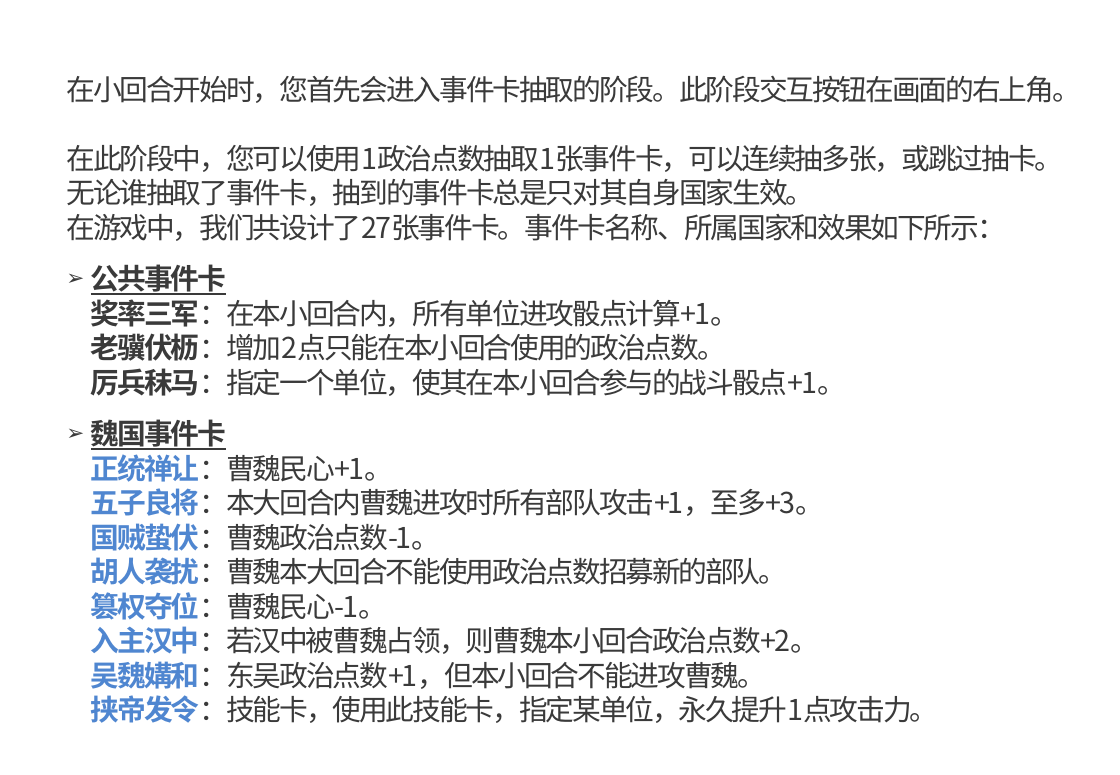
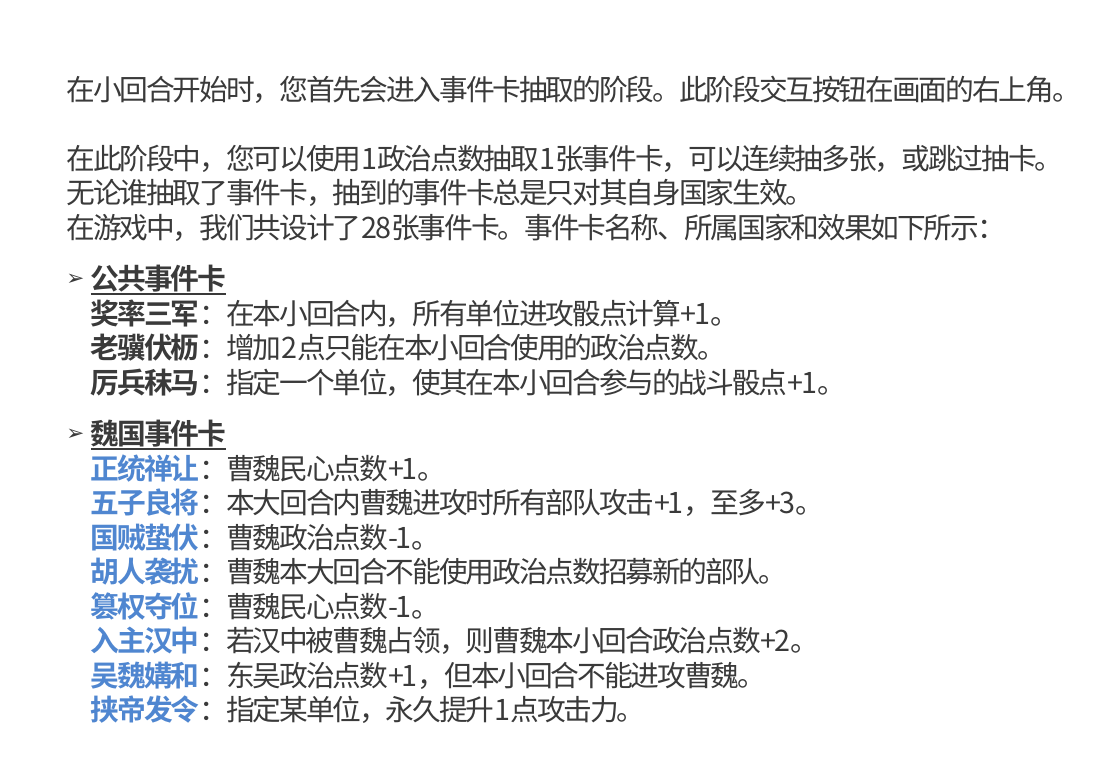
Before and after one commit to wanjin1234/three_kingdoms, a slide deck: slide 8 of game_rule.pptx (slide 11 before the commit). Drawn at 1120x775 pixels with LibreOffice and Linux fonts; fonts in the diff are those of the drawing; background and template pictures are left out. Boxes give left, top, right and bottom in pixels: in the first picture for what was removed or moved away, otherwise in the second. Text is boxed around its words. In the diff, an @@ line names an element or a change of style, - is before the commit and + after.

```diff
--- a/game_rule.pptx
+++ b/game_rule.pptx
@@ text at (66,76,1080,241): text changed @@
-在小回合开始时，您首先会进入事件卡抽取的阶段。此阶段交互按钮在画面的右上角。
-在此阶段中，您可以使用1政治点数抽取1张事件卡，可以连续抽多张，或跳过抽卡。
-无论谁抽取了事件卡，抽到的事件卡总是只对其自身国家生效。
-在游戏中，我们共设计了27张事件卡。事件卡名称、所属国家和效果如下所示：
+在小回合开始时，您首先会进入事件卡抽取的阶段。此阶段交互按钮在画面的右上角。
+在此阶段中，您可以使用1政治点数抽取1张事件卡，可以连续抽多张，或跳过抽卡。
+无论谁抽取了事件卡，抽到的事件卡总是只对其自身国家生效。
+在游戏中，我们共设计了28张事件卡。事件卡名称、所属国家和效果如下所示：
@@ text at (91,419,825,723): text changed @@
-➢ 魏国事件卡
-  正统禅让：曹魏民心+1。
-  五子良将：本大回合内曹魏进攻时所有部队攻击+1，至多+3。
-  国贼蛰伏：曹魏政治点数-1。
-  胡人袭扰：曹魏本大回合不能使用政治点数招募新的部队。
-  篡权夺位：曹魏民心-1。
-  入主汉中：若汉中被曹魏占领，则曹魏本小回合政治点数+2。
-  吴魏媾和：东吴政治点数+1，但本小回合不能进攻曹魏。
-  挟帝发令：技能卡，使用此技能卡，指定某单位，永久提升1点攻击力。
+➢ 魏国事件卡
+  正统禅让：曹魏民心点数+1。
+  五子良将：本大回合内曹魏进攻时所有部队攻击+1，至多+3。
+  国贼蛰伏：曹魏政治点数-1。
+  胡人袭扰：曹魏本大回合不能使用政治点数招募新的部队。
+  篡权夺位：曹魏民心点数-1。
+  入主汉中：若汉中被曹魏占领，则曹魏本小回合政治点数+2。
+  吴魏媾和：东吴政治点数+1，但本小回合不能进攻曹魏。
+  挟帝发令：指定某单位，永久提升1点攻击力。
```
Also in this commit, not shown: 4 other slides changed.
